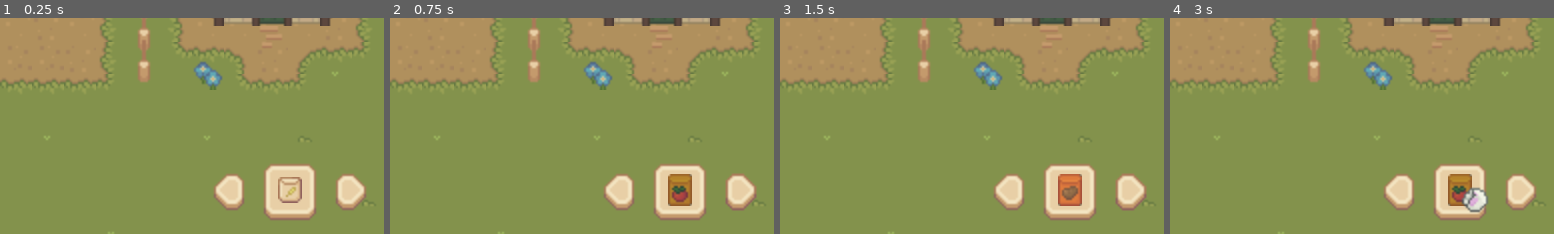
Above: before the commit, frames 1-4 (left to right).
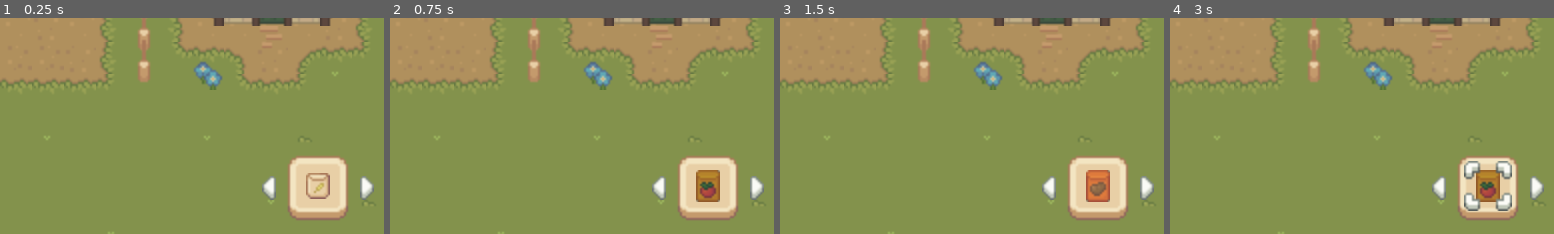
Above: after the commit, the same moments.

Repository: suin14/farming
Game: Godot game, scene res://scenes/farm.tscn
Same seed, same stepped clock (60 frames per second), same inputs: the game is played once before the commit and once after it.
Inputs (mouse positions are % of the whole screen's width and height, from its top left; square brackets give the same spot before the commit, where the layout moved):
- Up to frame 1 (0.25 s): no input
- Up to frame 2 (0.75 s): click (98, 89) [96, 90] at 0.5 s
- Up to frame 3 (1.5 s): click (98, 89) [96, 90] at 1.25 s
- Up to frame 4 (3 s): click (85, 89) [80, 90] at 2 s; click (91, 89) [88, 90] at 2.75 s
The pictures show only the part of the screen within x 50-100%, y 50-100%; the shares and areas given below are measured in that part.

The runs differ from the first frame. In frame 1, 6.8% of the frame differs, in the area x 55-98%, y 63-94%; in frame 2, 7.1%; in frame 3, 7.1%; in frame 4, 7.4%.

Commit message:
音量控制，ui更新

Diff:
--- a/scenes/inventory.tscn
+++ b/scenes/inventory.tscn
@@ -1,10 +1,9 @@
-[gd_scene load_steps=6 format=3 uid="uid://b1blqyxjyw4lq"]
+[gd_scene load_steps=5 format=3 uid="uid://b1blqyxjyw4lq"]
 
 [ext_resource type="Script" path="res://scenes/inventory.gd" id="1_s4jcn"]
+[ext_resource type="Texture2D" uid="uid://mcn55lfakoxf" path="res://assets/button.png" id="2_dp6gv"]
 [ext_resource type="Texture2D" uid="uid://d1wp50ff0sorc" path="res://assets/box.png" id="3_8m16s"]
-[ext_resource type="Texture2D" uid="uid://cm2rfhkf88bdv" path="res://assets/Sprout Lands - UI Pack - Basic pack/Sprite sheets/button.png" id="3_t222i"]
-[ext_resource type="Texture2D" uid="uid://bxe4r2omymajc" path="res://assets/Sprout Lands - UI Pack - Basic pack/Sprite sheets/button - 副本.png" id="4_7lbh7"]
-[ext_resource type="Texture2D" uid="uid://dm6ie4itrni7i" path="res://assets/Sprout Lands - UI Pack - Basic pack/Sprite sheets/Mouse sprites/Catpaw holding Mouse icon.png" id="6_xwh8h"]
+[ext_resource type="Texture2D" uid="uid://uxceubexn8n8" path="res://assets/choose.png" id="4_d51pj"]
 
 [node name="Inventory" type="VBoxContainer"]
 anchors_preset = 3
@@ -28,10 +27,12 @@
 [node name="Prev" type="TextureButton" parent="ItemBar"]
 layout_mode = 2
 size_flags_vertical = 4
-texture_normal = ExtResource("3_t222i")
-texture_pressed = ExtResource("4_7lbh7")
-texture_hover = ExtResource("3_t222i")
-texture_focused = ExtResource("3_t222i")
+texture_normal = ExtResource("2_dp6gv")
+texture_pressed = ExtResource("2_dp6gv")
+texture_hover = ExtResource("2_dp6gv")
+texture_disabled = ExtResource("2_dp6gv")
+texture_focused = ExtResource("2_dp6gv")
+flip_h = true
 
 [node name="Use" type="TextureButton" parent="ItemBar"]
 layout_mode = 2
@@ -39,21 +40,21 @@
 
 [node name="Prop" type="Sprite2D" parent="ItemBar/Use"]
 z_index = 1
-position = Vector2(15, 15)
+position = Vector2(17, 17)
 
 [node name="Hand" type="Sprite2D" parent="ItemBar/Use"]
 z_index = 1
-position = Vector2(22, 20)
-texture = ExtResource("6_xwh8h")
+position = Vector2(17, 17)
+texture = ExtResource("4_d51pj")
 
 [node name="Next" type="TextureButton" parent="ItemBar"]
 layout_mode = 2
 size_flags_vertical = 4
-texture_normal = ExtResource("3_t222i")
-texture_pressed = ExtResource("4_7lbh7")
-texture_hover = ExtResource("3_t222i")
-texture_focused = ExtResource("3_t222i")
-flip_h = true
+texture_normal = ExtResource("2_dp6gv")
+texture_pressed = ExtResource("2_dp6gv")
+texture_hover = ExtResource("2_dp6gv")
+texture_disabled = ExtResource("2_dp6gv")
+texture_focused = ExtResource("2_dp6gv")
 
 [connection signal="pressed" from="ItemBar/Prev" to="." method="_on_prev_pressed"]
 [connection signal="pressed" from="ItemBar/Use" to="." method="_on_use_pressed"]
--- a/scenes/settings_menu.tscn
+++ b/scenes/settings_menu.tscn
@@ -1,8 +1,9 @@
-[gd_scene load_steps=4 format=3 uid="uid://c3ppgqltptlni"]
+[gd_scene load_steps=5 format=3 uid="uid://c3ppgqltptlni"]
 
 [ext_resource type="Texture2D" uid="uid://b58owc1q081ha" path="res://assets/Setting menu.png" id="1_vjjqt"]
 [ext_resource type="Script" path="res://scenes/settings_menu.gd" id="2_nd33y"]
 [ext_resource type="Theme" uid="uid://dvi40yqd1j5yr" path="res://assets/main_theme.tres" id="2_u0clg"]
+[ext_resource type="PackedScene" uid="uid://qfokvelwikb4" path="res://scenes/volume_slider.tscn" id="4_ctlp0"]
 
 [node name="SettingsMenu" type="Control"]
 process_mode = 2
@@ -46,12 +47,13 @@
 anchor_top = 0.5
 anchor_right = 0.5
 anchor_bottom = 0.5
-offset_left = -40.5
+offset_left = -45.0
 offset_top = -28.0
-offset_right = 44.5
+offset_right = 46.0
 offset_bottom = 53.0
 grow_horizontal = 2
 grow_vertical = 2
+theme_override_constants/separation = 6
 
 [node name="Resume" type="Button" parent="TextureRect/VBoxContainer"]
 layout_mode = 2
@@ -62,5 +64,18 @@
 layout_mode = 2
 text = "退出游戏"
 
+[node name="HBoxContainer" type="HBoxContainer" parent="TextureRect/VBoxContainer"]
+layout_mode = 2
+
+[node name="Label" type="Label" parent="TextureRect/VBoxContainer/HBoxContainer"]
+layout_mode = 2
+theme_override_font_sizes/font_size = 7
+text = "BGM"
+
+[node name="Volume" parent="TextureRect/VBoxContainer/HBoxContainer" instance=ExtResource("4_ctlp0")]
+layout_mode = 2
+alignment = 1
+bus = &"BGM"
+
 [connection signal="pressed" from="TextureRect/VBoxContainer/Resume" to="." method="_on_resume_pressed"]
 [connection signal="pressed" from="TextureRect/VBoxContainer/Quit" to="." method="_on_quit_pressed"]
--- /dev/null
+++ b/scenes/volume_slider.gd
@@ -0,0 +1,23 @@
+extends HBoxContainer
+
+@export var bus : StringName = "Master"
+
+@onready var bus_index := AudioServer.get_bus_index(bus)
+
+@onready var volume_slider: TextureProgressBar = $VolumeSlider
+
+
+func _ready() -> void:
+	volume_slider.value = SoundManager.get_volume(bus_index)
+
+
+func _on_decrease_pressed() -> void:
+	volume_slider.value -= 0.1
+
+
+func _on_increase_pressed() -> void:
+	volume_slider.value += 0.1
+
+
+func _on_volume_slider_value_changed(value: float) -> void:
+	SoundManager.set_volume(bus_index, value)
--- /dev/null
+++ b/scenes/volume_slider.tscn
@@ -0,0 +1,40 @@
+[gd_scene load_steps=6 format=3 uid="uid://qfokvelwikb4"]
+
+[ext_resource type="Texture2D" uid="uid://btmihxp7qri6b" path="res://assets/UI Settings Buttons.png" id="1_swa6b"]
+[ext_resource type="Texture2D" uid="uid://mcn55lfakoxf" path="res://assets/button.png" id="2_6wpqi"]
+[ext_resource type="Script" path="res://scenes/volume_slider.gd" id="2_lfas5"]
+
+[sub_resource type="AtlasTexture" id="AtlasTexture_c6c31"]
+atlas = ExtResource("1_swa6b")
+region = Rect2(0, 192, 48, 16)
+
+[sub_resource type="AtlasTexture" id="AtlasTexture_f4ir5"]
+atlas = ExtResource("1_swa6b")
+region = Rect2(48, 192, 48, 16)
+
+[node name="Volume" type="HBoxContainer"]
+offset_right = 70.0
+offset_bottom = 16.0
+alignment = 2
+script = ExtResource("2_lfas5")
+
+[node name="decrease" type="TextureButton" parent="."]
+layout_mode = 2
+texture_normal = ExtResource("2_6wpqi")
+flip_h = true
+
+[node name="VolumeSlider" type="TextureProgressBar" parent="."]
+layout_mode = 2
+max_value = 1.0
+step = 0.1
+value = 0.5
+texture_under = SubResource("AtlasTexture_c6c31")
+texture_progress = SubResource("AtlasTexture_f4ir5")
+
+[node name="increase" type="TextureButton" parent="."]
+layout_mode = 2
+texture_normal = ExtResource("2_6wpqi")
+
+[connection signal="pressed" from="decrease" to="." method="_on_decrease_pressed"]
+[connection signal="value_changed" from="VolumeSlider" to="." method="_on_volume_slider_value_changed"]
+[connection signal="pressed" from="increase" to="." method="_on_increase_pressed"]
Binary file added: assets/UI Settings Buttons.png
Not shown, added: assets/UI Settings Buttons.png.import
Binary file changed: assets/box.png
Binary file removed: assets/button - 副本.png
Binary file changed: assets/button.png
Binary file added: assets/choose.png
Not shown, added: assets/choose.png.import
